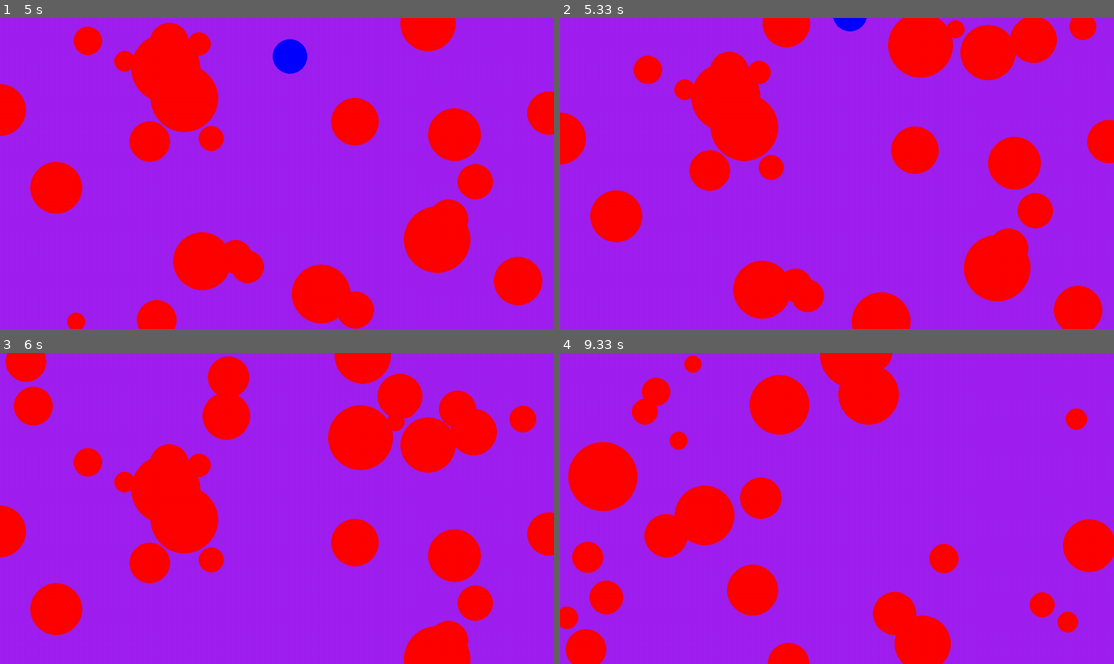
Above: before the commit, frames 1-4 (two rows, left to right).
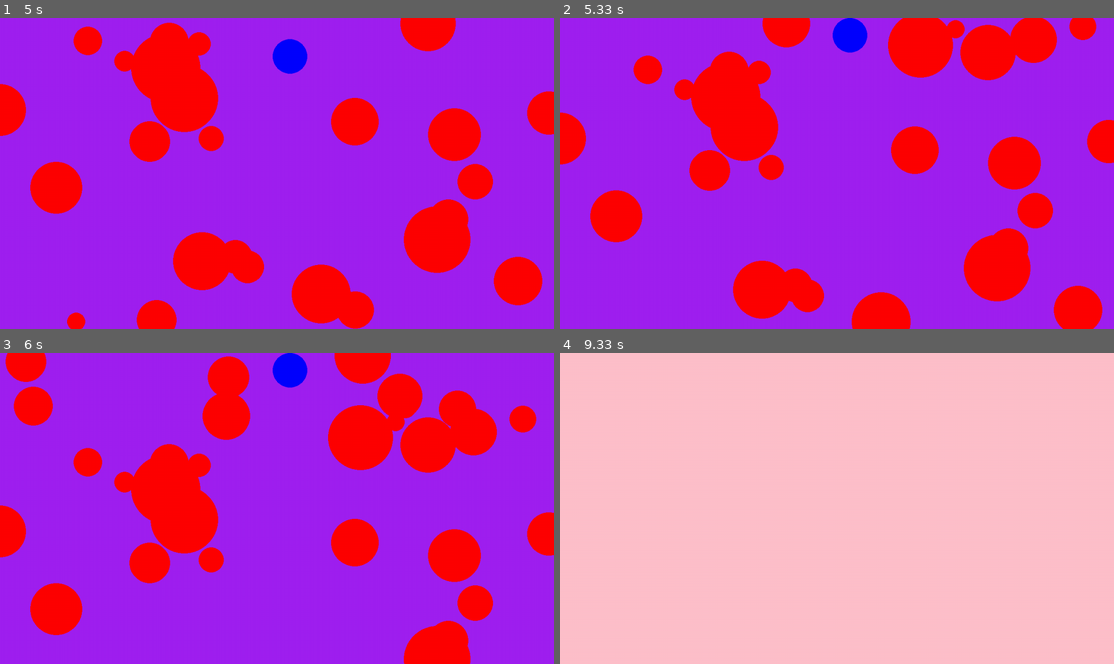
Above: after the commit, the same moments.

Repository: C-Liddell/pygame
Game: pygame game, started from Code/main.py
The game is run twice, just before and just after one commit, with the same random seed, the same clock (stepped at 60 frames per second) and the same inputs.
Inputs:
- Up to frame 1 (5 s): hold D 0.33-0.8 s; hold W 0.83-1.13 s; hold A 1.17-1.63 s; hold A 1.67-2.2 s; hold S 2.23-2.53 s; hold W 2.57-2.97 s; hold W 3-3.37 s; hold D 3.4-4.03 s; hold S 4.07-4.43 s; hold W 4.47-4.93 s; hold W from 4.97 s (still down)
- Up to frame 2 (5.33 s): keep holding W
- Up to frame 3 (6 s): release W at 5.43 s; hold W 5.47-5.77 s; hold W from 5.8 s (still down)
- Up to frame 4 (9.33 s): release W at 6.27 s; hold W 6.3-6.83 s; hold S 6.87-7.17 s; hold A 7.2-7.6 s; hold W 7.63-8 s; hold D 8.03-8.67 s; hold S 8.7-9.07 s; hold A from 9.1 s (still down)

Frame 1 is identical in both runs. In frame 2, 0.5% of the frame differs, in the area x 49-56%, y 0-12%; in frame 3, 0.6%; in frame 4, 100%, in the area x 0-100%, y 0-100%.

Commit message:
Stopped Player Moving Out of Bounds

Diff:
--- a/Code/main.py
+++ b/Code/main.py
@@ -7,12 +7,15 @@
 
 
 screen = pygame.display.set_mode((1280, 720))
+width = screen.get_width()
+height = screen.get_height()
+
 clock = pygame.time.Clock()
 running = True
 dt = 0
 
 
-player_pos = pygame.Vector2(screen.get_width() / 2, screen.get_height() / 2)
+player_pos = pygame.Vector2(width/ 2, height/ 2)
 
 
 @dataclass
@@ -24,7 +27,7 @@
 spikes = []
 
 
-def movementController(player_pos, dt):
+def movementController(player_pos, dt, width, height):
     keys = pygame.key.get_pressed()
     if keys[pygame.K_w]:
         player_pos.y -= 300 * dt
@@ -34,20 +37,30 @@
         player_pos.x -= 300 * dt
     if keys[pygame.K_d]:
         player_pos.x += 300 * dt
+
+    while player_pos.x - 40 < 0:
+        player_pos.x += 1
+    while player_pos.x + 40 > width:
+        player_pos.x -= 1
+    while player_pos.y - 40 < 0:
+        player_pos.y += 1
+    while player_pos.y + 40 > height:
+        player_pos.y -= 1
+
     return player_pos
 
 
-def playerController(player_pos, dt):
-    player_pos = movementController(player_pos, dt)
+def playerController(player_pos, dt, width, height):
+    player_pos = movementController(player_pos, dt, width, height)
     pygame.draw.circle(screen, "blue", player_pos, 40)
     return player_pos
 
 
-def spikeController(spikes, dt):
+def spikeController(spikes, dt, height):
     for spike in spikes:
         spike.pos.y += 200 * dt
         pygame.draw.circle(screen, "red", spike.pos, spike.radius)
-        if spike.pos.y > screen.get_height():
+        if spike.pos.y > height:
             spikes.remove(spike)
     return spikes
 
@@ -76,11 +89,11 @@
 
 
     if random.randint(1,8) == 1:
-        spikes.append(spike(pygame.Vector2(random.randint(0, screen.get_width()), 0), random.randint(20,80)))
+        spikes.append(spike(pygame.Vector2(random.randint(0, width), 0), random.randint(20,80)))
 
 
-    player_pos = playerController(player_pos, dt)
-    spikes = spikeController(spikes, dt)
+    player_pos = playerController(player_pos, dt, width, height)
+    spikes = spikeController(spikes, dt, height)
 
 
     hitDetection(player_pos, spikes)
